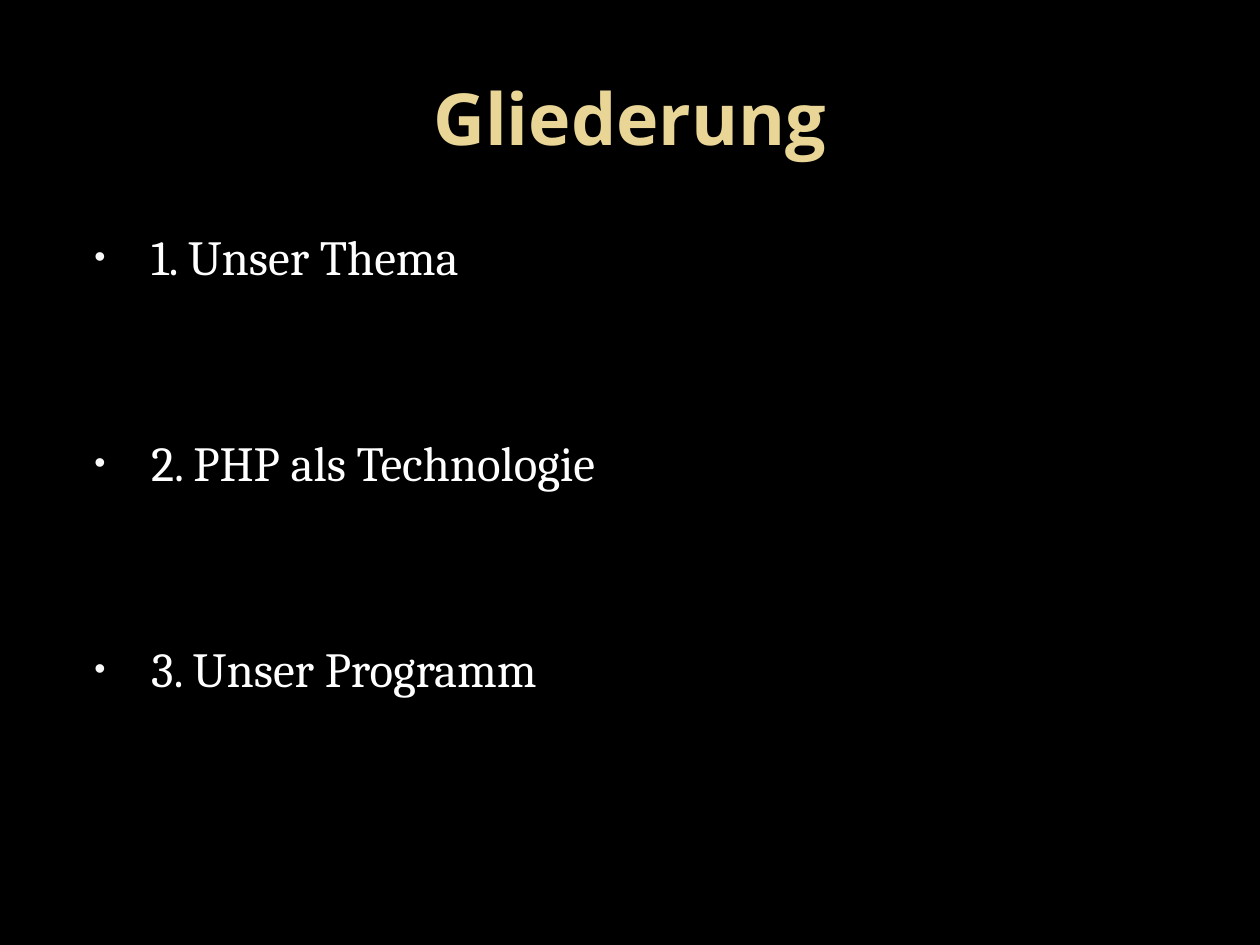
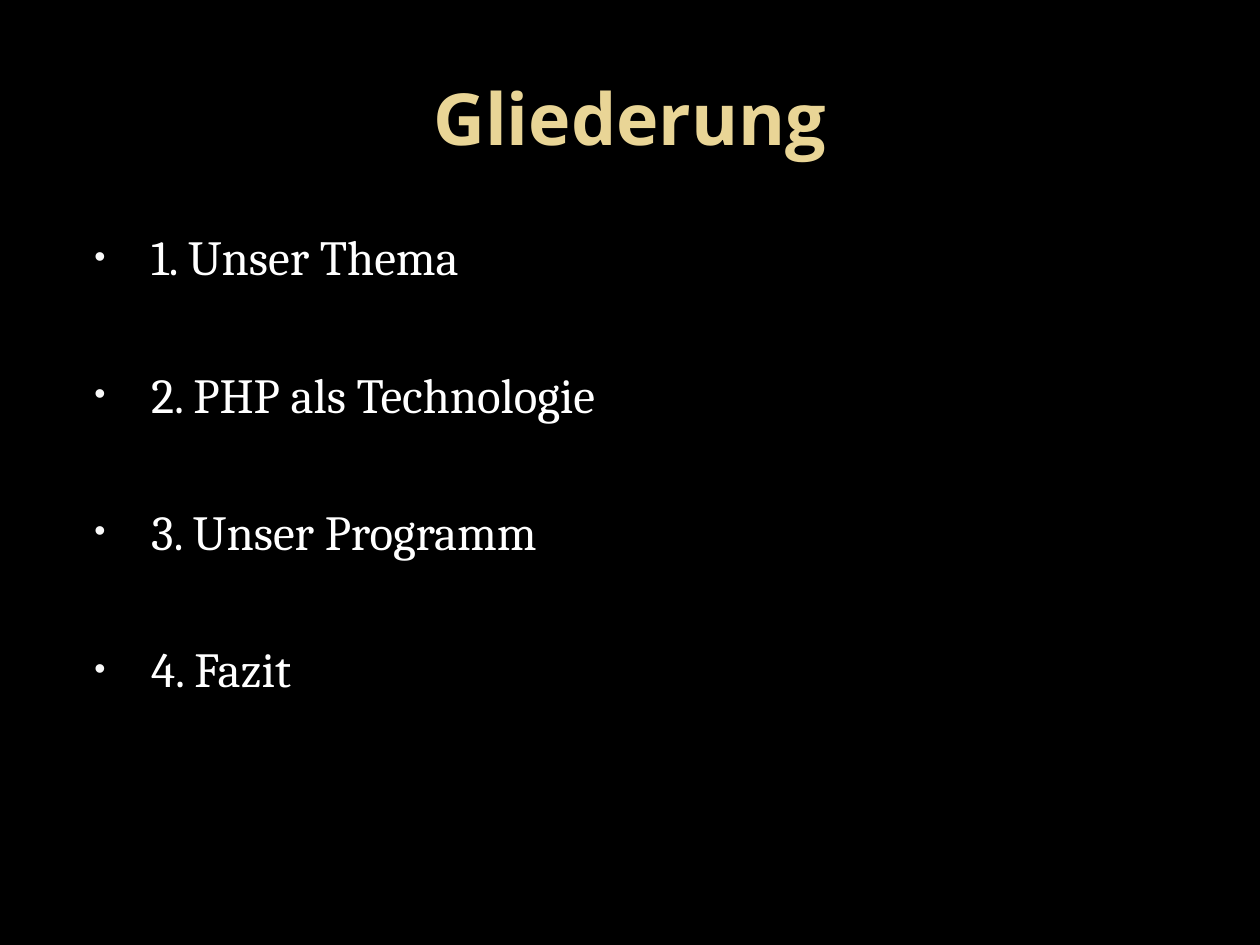
Before and after one commit to Trikolix/Fragen-und-Antworten, a slide deck: slide 2 of Webanwendung PHP.pptx. Drawn at 1260x945 pixels with LibreOffice and Linux fonts; fonts in the diff are those of the drawing; background and template pictures are left out. Boxes give left, top, right and bottom in pixels: in the first picture for what was removed or moved away, otherwise in the second. Text is boxed around its words. In the diff, an @@ line names an element or a change of style, - is before the commit and + after.

```diff
--- a/Webanwendung PHP.pptx
+++ b/Webanwendung PHP.pptx
@@ text at box(151, 653, 291, 688): paragraph added @@
+• 4. Fazit
```
Also in this commit, not shown: 2 slides added, 2 slides removed.
